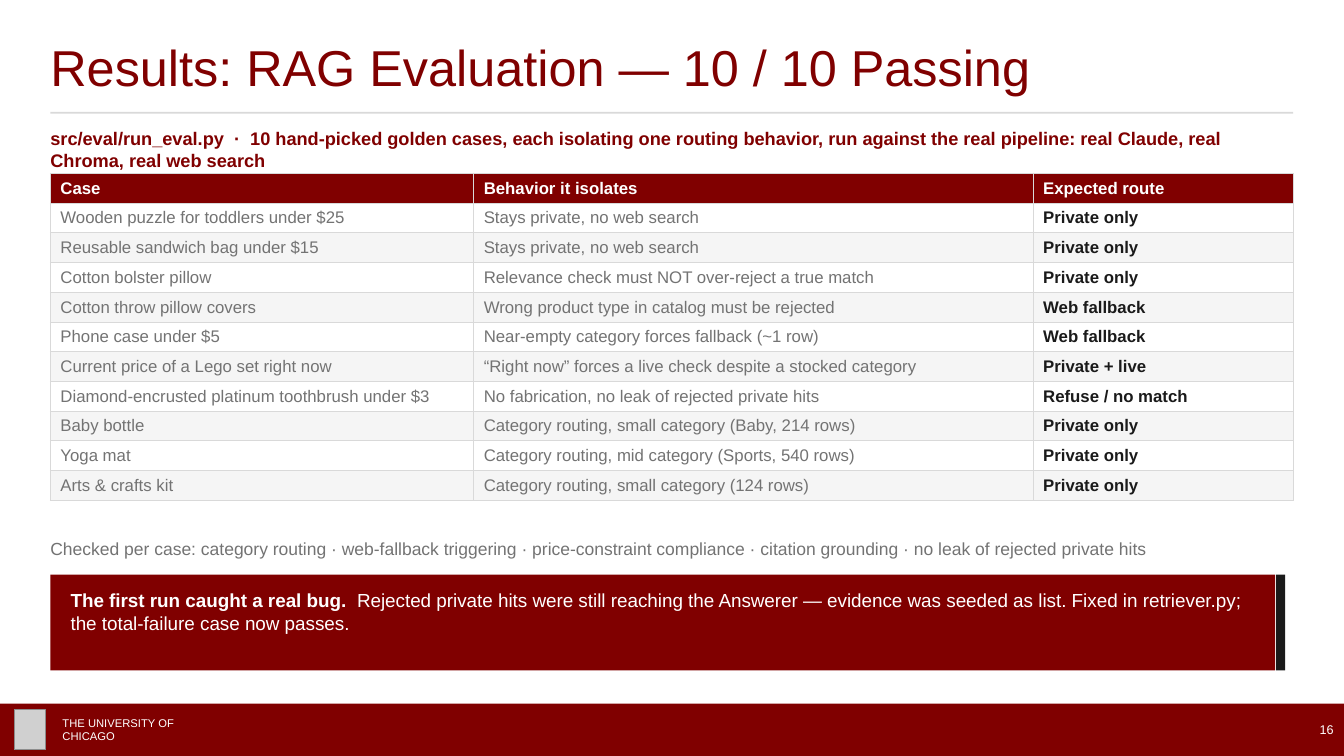
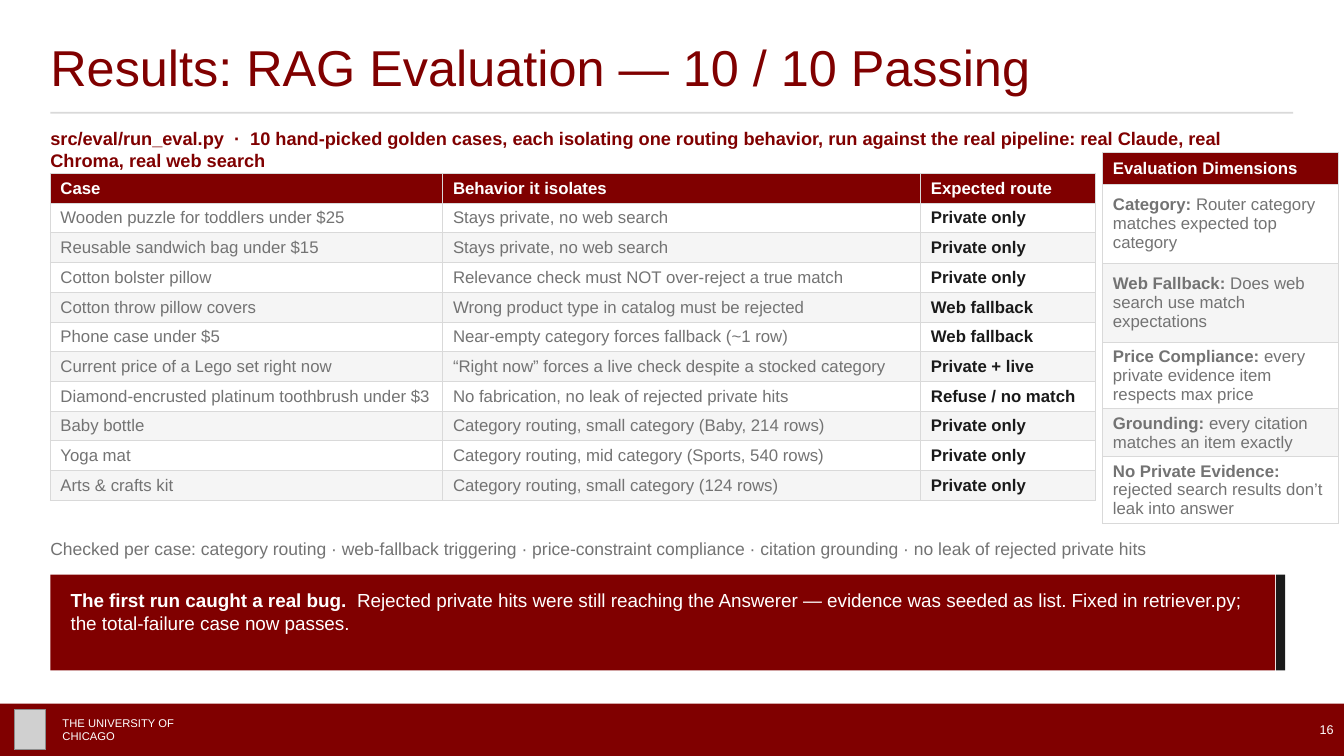
Before and after one commit to hkbuttar/Agentic_Final, a slide deck: slide 16 of presentation/AI_Agents_Final_Presentation.pptx. Drawn at 1344x756 pixels with LibreOffice and Linux fonts; fonts in the diff are those of the drawing; grey boxes stand for pictures. Boxes give left, top, right and bottom in pixels: in the first picture for what was removed or moved away, otherwise in the second. Text is boxed around its words. In the diff, an @@ line names an element or a change of style, - is before the commit and + after.

```diff
--- a/presentation/AI_Agents_Final_Presentation.pptx
+++ b/presentation/AI_Agents_Final_Presentation.pptx
@@ table: place and size @@
-table at [50,173,1294,504]
+table at [50,173,1095,504]
@@ table added at [1103,152,1339,518], 6 rows, 1 columns @@
+Evaluation Dimensions
+Category: Router category matches expected top category
+Web Fallback: Does web search use match expectations
+Price Compliance: every private evidence item respects max price
+Grounding: every citation matches an item exactly
+No Private Evidence: rejected search results don’t leak into answer
```
Also in this commit, not shown: 6 other slides changed, 6 other files.
